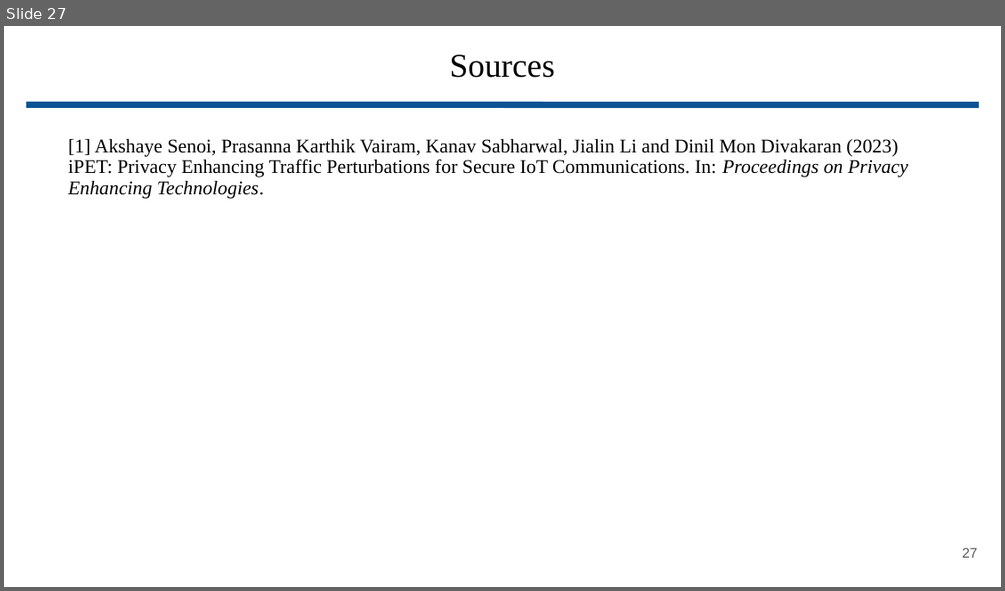
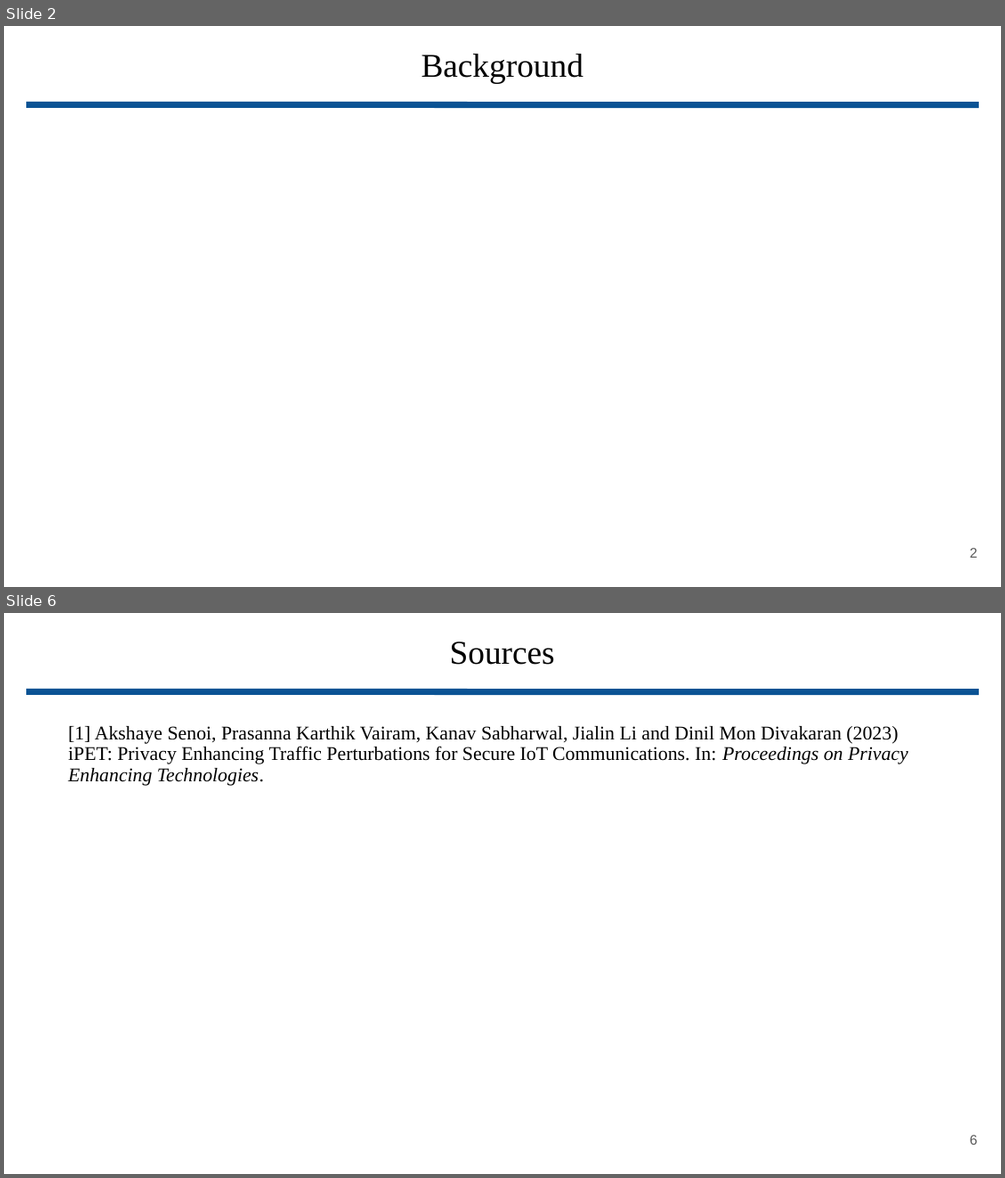
Before and after one commit to wbuz24/analysisProject, a slide deck: final.pptx. Shown one above the other, each under a label of ours: slide 27 before the commit, slides 2 and 6 after it; the slides between them are not shown. The pictures are 1005x591 and 1005x1178 pixels, drawn with LibreOffice and Linux fonts; fonts in the diff are those of the drawing. Boxes give left, top, right and bottom in pixels: in the first picture for what was removed or moved away, otherwise in the second. Text is boxed around its words. In the diff, an @@ line names an element or a change of style, - is before the commit and + after.

```diff
--- a/final.pptx
+++ b/final.pptx
@@ slide 2 added at (4, 26, 1001, 587), background #FFFFFF @@
@@ title added at (421, 54, 583, 83), 24 pt, text #000000 @@
+Background
@@ line added from (26, 104) to (979, 104), #0B5394 4.51 pt @@
@@ page number added at (970, 548, 978, 557), 10 pt, text #595959 @@
+2
@@ what was slide 27 is now slide 6 @@
@@ page number at (970, 1135, 978, 1144): text changed @@
-27
+6
```
Also in this commit, not shown: 1 slide changed, 3 other slides added, 25 slides removed.
